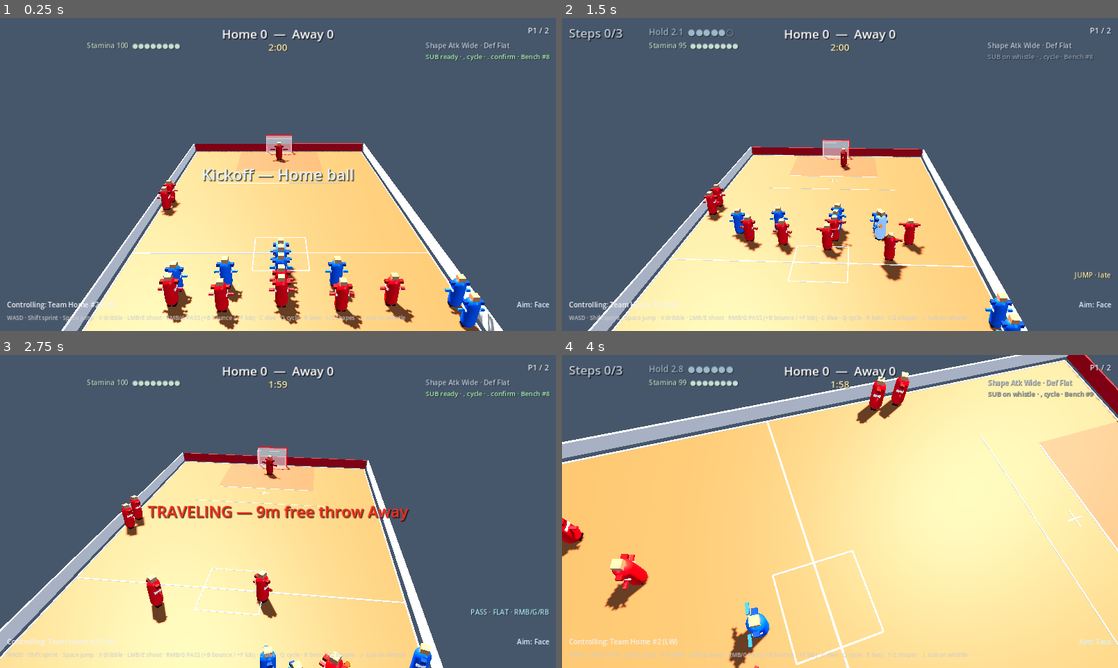
Above: before the commit, frames 1-4 (two rows, left to right).
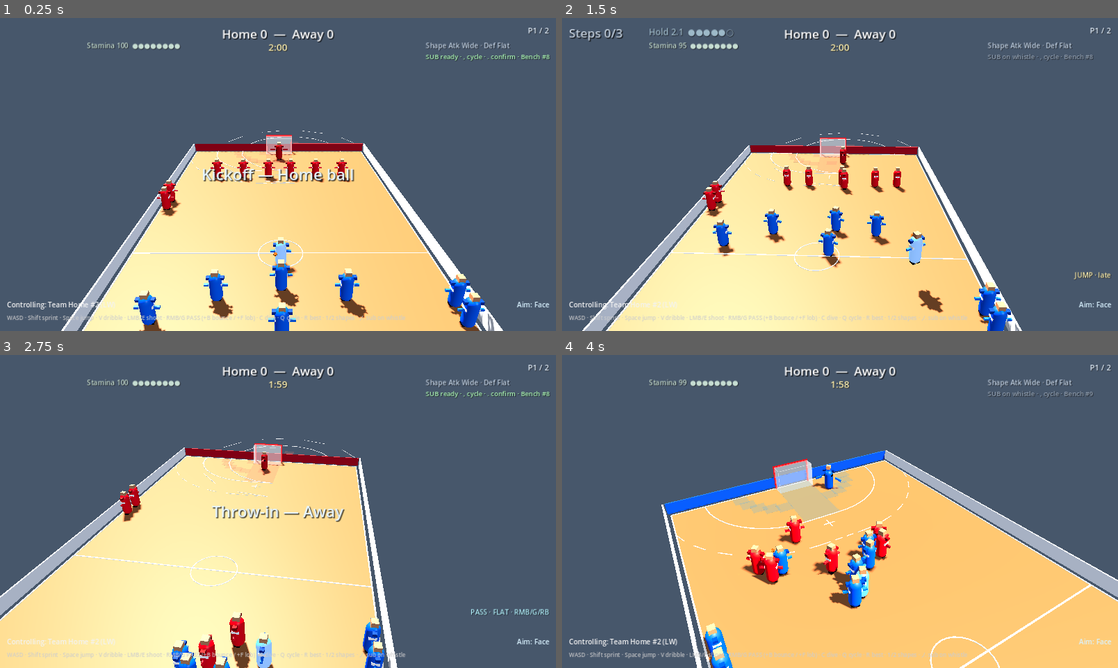
Above: after the commit, the same moments.

Repository: mariov98/my-handball
Game: Godot game, scene res://scenes/match/match.tscn
Two runs of this game, one before a commit and one after it. Both use one fixed random seed, a clock stepped at 60 frames per second and the inputs below.
Inputs (mouse positions are in pixels of both pictures, inside the frame that each line leads up to):
- Up to frame 1 (0.25 s): no input
- Up to frame 2 (1.5 s): move the mouse to (962, 158) at 0.52 s; hold D (move_right) 0.53-1.28 s; hold F (lob) 0.53-1.28 s; tap Space (jump) at 0.77 s; move the mouse to (728, 190) at 1.27 s; hold S (move_back) from 1.28 s (still down); tap B (bounce_pass) at 1.35 s
- Up to frame 3 (2.75 s): tap Space (jump) at 1.52 s; tap F (lob) at 1.55, 2.3 s; move the mouse to (333, 442) at 2.02 s; release S (move_back) at 2.03 s; hold D (move_right) from 2.03 s (still down); hold . (confirm_sub) from 2.03 s (still down)
- Up to frame 4 (4 s): move the mouse to (812, 574) at 2.77 s; release D (move_right) at 2.78 s; release . (confirm_sub) at 2.78 s; hold W (move_forward) 2.78-3.53 s; tap , (cycle_bench) at 2.85 s; tap Space (jump) at 3.02, 3.77 s; tap F (lob) at 3.05 s; move the mouse to (1006, 558) at 3.52 s; hold A (move_left) from 3.53 s (still down); hold F (lob) from 3.53 s (still down); tap Ctrl (dive) at 3.6 s

The runs differ from the first frame. In frame 1, 5.2% of the frame differs, in the area x 24-75%, y 36-100%; in frame 2, 8.5%; in frame 3, 14%; in frame 4, 79%, in the area x 0-100%, y 0-100%.

Commit message:
Fix playability: auto-control carrier, kickoff shape, IHF court lines.
Home possession now rides the ball carrier; kickoff places defense on the
6 m wall and offense pre-midfield; court paint draws proper 6 m D / dashed 9 m.

Co-authored-by: mariov98 <mariov98@users.noreply.github.com>

Diff:
--- a/project.godot
+++ b/project.godot
@@ -11,7 +11,7 @@
 [application]
 
 config/name="MyHandball"
-config/description="MyHandball — Phase G sim depth (7+GK roster · stamina · dead-ball substitutions)."
+config/description="MyHandball — playability: auto-control carrier · real kickoff shape · IHF court lines."
 run/main_scene="res://scenes/match/match.tscn"
 config/features=PackedStringArray("4.3", "Forward Plus")
 config/icon="res://icon.svg"
--- a/scripts/court.gd
+++ b/scripts/court.gd
@@ -31,21 +31,29 @@
 	return Vector3(side * (HALF_WIDTH - 0.55), 0.0, z_base + float(slot) * 1.35)
 
 
-## True if `pos` is inside the defending team's 6 m goal area (semicircle approx).
+## True if `pos` is inside the defending team's 6 m goal area.
+## IHF shape: 3 m straight parallel to the goal line + two 6 m quarter-circles
+## centered on the goal posts (stadium / capsule), court side of the end line.
 static func in_goal_area(pos: Vector3, defending_team_id: int) -> bool:
 	var end_z := -HALF_LENGTH if defending_team_id == 0 else HALF_LENGTH
-	var nearest_x := clampf(pos.x, -GOAL_WIDTH * 0.5, GOAL_WIDTH * 0.5)
+	var toward_mid := 1.0 if defending_team_id == 0 else -1.0
+	# Must be on the court side of the goal line.
+	if (pos.z - end_z) * toward_mid < 0.0:
+		return false
+	var half_goal := GOAL_WIDTH * 0.5
+	var nearest_x := clampf(pos.x, -half_goal, half_goal)
 	var dx := pos.x - nearest_x
 	var dz := pos.z - end_z
 	return dx * dx + dz * dz <= GOAL_AREA_RADIUS * GOAL_AREA_RADIUS
 
 
-## Push a court position just outside the 6 m arc (for AI / soft eject).
+## Push a court position just outside the 6 m goal-area boundary (AI / soft eject).
 static func eject_from_goal_area(pos: Vector3, defending_team_id: int, margin: float = 0.35) -> Vector3:
 	if not in_goal_area(pos, defending_team_id):
 		return pos
 	var end_z := -HALF_LENGTH if defending_team_id == 0 else HALF_LENGTH
-	var nearest_x := clampf(pos.x, -GOAL_WIDTH * 0.5, GOAL_WIDTH * 0.5)
+	var half_goal := GOAL_WIDTH * 0.5
+	var nearest_x := clampf(pos.x, -half_goal, half_goal)
 	var from := Vector3(pos.x - nearest_x, 0.0, pos.z - end_z)
 	if from.length_squared() < 0.0001:
 		# Dead center of goal line — push toward midfield.
@@ -116,23 +124,36 @@
 	col.position = Vector3(0, -0.1, 0)
 	body.add_child(col)
 
-	# Soft painted crease tints so the 6 m area reads at a glance.
-	_add_crease_tint(Vector3(0, 0.005, -HALF_LENGTH + 3.0), Color(0.22, 0.38, 0.72, 0.22))
-	_add_crease_tint(Vector3(0, 0.005, HALF_LENGTH - 3.0), Color(0.72, 0.28, 0.24, 0.22))
-
-
-func _add_crease_tint(pos: Vector3, color: Color) -> void:
-	var mi := MeshInstance3D.new()
-	var box := BoxMesh.new()
-	box.size = Vector3(GOAL_WIDTH + 6.2, 0.01, 6.0)
-	mi.mesh = box
-	mi.position = pos
+	# Soft crease tints (mid rectangle + post wedges) so the D reads at a glance.
+	_add_crease_tint(0, Color(0.22, 0.38, 0.72, 0.20))
+	_add_crease_tint(1, Color(0.72, 0.28, 0.24, 0.20))
+
+
+func _add_crease_tint(defending_team_id: int, color: Color) -> void:
 	var mat := StandardMaterial3D.new()
 	mat.albedo_color = color
 	mat.transparency = BaseMaterial3D.TRANSPARENCY_ALPHA
 	mat.roughness = 1.0
-	mi.material_override = mat
-	add_child(mi)
+	var end_z := -HALF_LENGTH if defending_team_id == 0 else HALF_LENGTH
+	var toward_mid := 1.0 if defending_team_id == 0 else -1.0
+	var half_goal := GOAL_WIDTH * 0.5
+	# Center strip under the 3 m straight.
+	_add_line_box(
+		self,
+		Vector3(GOAL_WIDTH, 0.008, GOAL_AREA_RADIUS),
+		Vector3(0.0, 0.004, end_z + toward_mid * (GOAL_AREA_RADIUS * 0.5)),
+		mat
+	)
+	# Coarse quarter-circle wedges (visual only) matching the D outline.
+	var mid_angle := PI * 0.5 * toward_mid
+	for side in [-1.0, 1.0]:
+		var post := Vector3(side * half_goal, 0.0, end_z)
+		var goal_line_angle := 0.0 if side > 0.0 else PI
+		for i in range(5):
+			var t := (float(i) + 0.5) / 5.0
+			var ang := lerpf(mid_angle, goal_line_angle, t)
+			var mid := post + Vector3(cos(ang), 0.0, sin(ang)) * (GOAL_AREA_RADIUS * 0.55)
+			_add_line_box(self, Vector3(1.15, 0.008, 1.15), Vector3(mid.x, 0.004, mid.z), mat)
 
 
 func _build_lines() -> void:
@@ -146,33 +167,63 @@
 	line_mat.emission = Color(0.85, 0.85, 0.8)
 	line_mat.emission_energy_multiplier = 0.25
 
-	# Center line
-	_add_line_box(lines, Vector3(HALF_WIDTH * 2.0, 0.02, 0.1), Vector3(0, 0.01, 0), line_mat)
-	# Sidelines + end lines as thin raised strips (visual only; walls handle collision)
+	# Perimeter: sidelines + goal lines (visual; walls handle collision).
 	_add_line_box(lines, Vector3(0.1, 0.02, HALF_LENGTH * 2.0), Vector3(-HALF_WIDTH, 0.01, 0), line_mat)
 	_add_line_box(lines, Vector3(0.1, 0.02, HALF_LENGTH * 2.0), Vector3(HALF_WIDTH, 0.01, 0), line_mat)
 	_add_line_box(lines, Vector3(HALF_WIDTH * 2.0, 0.02, 0.1), Vector3(0, 0.01, -HALF_LENGTH), line_mat)
 	_add_line_box(lines, Vector3(HALF_WIDTH * 2.0, 0.02, 0.1), Vector3(0, 0.01, HALF_LENGTH), line_mat)
-	# 6 m goal-area arcs approximated as bars
-	_add_line_box(lines, Vector3(GOAL_WIDTH + 6.0, 0.02, 0.1), Vector3(0, 0.01, -HALF_LENGTH + 6.0), line_mat)
-	_add_line_box(lines, Vector3(GOAL_WIDTH + 6.0, 0.02, 0.1), Vector3(0, 0.01, HALF_LENGTH - 6.0), line_mat)
-	# 9 m free-throw lines (slightly thinner / dashed feel via narrower strip)
+	# Center line
+	_add_line_box(lines, Vector3(HALF_WIDTH * 2.0, 0.02, 0.1), Vector3(0, 0.01, 0), line_mat)
+	# Center circle (~1.5 m radius — throw-off reference).
+	_add_circle_line(lines, Vector3.ZERO, 1.5, 28, line_mat, 0.07, false)
+
+	# 6 m goal-area D (solid): 3 m straight + quarter-circles at posts.
+	_add_goal_area_marking(lines, 0, GOAL_AREA_RADIUS, line_mat, false, 0.09)
+	_add_goal_area_marking(lines, 1, GOAL_AREA_RADIUS, line_mat, false, 0.09)
+
+	# 9 m free-throw line (dashed): same IHF stadium geometry.
 	var dashed := line_mat.duplicate() as StandardMaterial3D
-	dashed.albedo_color = Color(0.92, 0.92, 0.9)
-	_add_line_box(lines, Vector3(GOAL_WIDTH + 9.0, 0.02, 0.07), Vector3(0, 0.01, -HALF_LENGTH + 9.0), dashed)
-	_add_line_box(lines, Vector3(GOAL_WIDTH + 9.0, 0.02, 0.07), Vector3(0, 0.01, HALF_LENGTH - 9.0), dashed)
-	# 7 m penalty marks (short cross at each end) — Phase D set piece.
+	dashed.albedo_color = Color(0.94, 0.94, 0.92)
+	_add_goal_area_marking(lines, 0, 9.0, dashed, true, 0.07)
+	_add_goal_area_marking(lines, 1, 9.0, dashed, true, 0.07)
+
+	# 7 m penalty marks (short cross at each end).
 	var seven_mat := line_mat.duplicate() as StandardMaterial3D
 	seven_mat.albedo_color = Color(1.0, 0.95, 0.75)
 	seven_mat.emission = Color(0.95, 0.85, 0.45)
 	seven_mat.emission_energy_multiplier = 0.35
 	_add_seven_meter_mark(lines, seven_meter_spot(0), seven_mat)
 	_add_seven_meter_mark(lines, seven_meter_spot(1), seven_mat)
-	# Center circle hint
-	_add_line_box(lines, Vector3(3.6, 0.015, 0.08), Vector3(0, 0.012, 1.8), line_mat)
-	_add_line_box(lines, Vector3(3.6, 0.015, 0.08), Vector3(0, 0.012, -1.8), line_mat)
-	_add_line_box(lines, Vector3(0.08, 0.015, 3.6), Vector3(1.8, 0.012, 0), line_mat)
-	_add_line_box(lines, Vector3(0.08, 0.015, 3.6), Vector3(-1.8, 0.012, 0), line_mat)
+
+
+## IHF goal-area / free-throw outline: straight between posts at `radius` + quarter-circles.
+func _add_goal_area_marking(
+	parent: Node3D,
+	defending_team_id: int,
+	radius: float,
+	mat: Material,
+	dashed: bool,
+	thickness: float
+) -> void:
+	var end_z := -HALF_LENGTH if defending_team_id == 0 else HALF_LENGTH
+	var toward_mid := 1.0 if defending_team_id == 0 else -1.0
+	var half_goal := GOAL_WIDTH * 0.5
+	var line_z := end_z + toward_mid * radius
+	# Straight 3 m segment parallel to the goal line.
+	_add_segment_line(
+		parent,
+		Vector3(-half_goal, 0.012, line_z),
+		Vector3(half_goal, 0.012, line_z),
+		mat,
+		thickness,
+		dashed
+	)
+	# Quarter-circles centered on each post, sweeping from goal line to the straight.
+	var mid_angle := PI * 0.5 * toward_mid
+	for side in [-1.0, 1.0]:
+		var post := Vector3(side * half_goal, 0.012, end_z)
+		var goal_line_angle := 0.0 if side > 0.0 else PI
+		_add_arc_line(parent, post, radius, mid_angle, goal_line_angle, 14, mat, thickness, dashed)
 
 
 func _add_seven_meter_mark(parent: Node3D, pos: Vector3, mat: Material) -> void:
@@ -189,6 +240,102 @@
 	mi.position = pos
 	mi.material_override = mat
 	parent.add_child(mi)
+
+
+## Oriented strip between two XZ points (procedural line segment).
+func _add_segment_line(
+	parent: Node3D,
+	from: Vector3,
+	to: Vector3,
+	mat: Material,
+	thickness: float,
+	dashed: bool = false
+) -> void:
+	var delta := to - from
+	delta.y = 0.0
+	var length := delta.length()
+	if length < 0.001:
+		return
+	if dashed:
+		var dash := 0.55
+		var gap := 0.35
+		var dir := delta / length
+		var traveled := 0.0
+		var draw := true
+		while traveled < length - 0.001:
+			var chunk := minf(dash if draw else gap, length - traveled)
+			if draw and chunk > 0.04:
+				var a := from + dir * traveled
+				var b := from + dir * (traveled + chunk)
+				_add_solid_segment(parent, a, b, mat, thickness)
+			traveled += chunk
+			draw = not draw
+		return
+	_add_solid_segment(parent, from, to, mat, thickness)
+
+
+func _add_solid_segment(parent: Node3D, from: Vector3, to: Vector3, mat: Material, thickness: float) -> void:
+	var delta := to - from
+	delta.y = 0.0
+	var length := delta.length()
+	if length < 0.001:
+		return
+	var mid := (from + to) * 0.5
+	mid.y = 0.012
+	var mi := MeshInstance3D.new()
+	var box := BoxMesh.new()
+	box.size = Vector3(thickness, 0.02, length)
+	mi.mesh = box
+	mi.position = mid
+	mi.rotation.y = atan2(delta.x, delta.z)
+	mi.material_override = mat
+	parent.add_child(mi)
+
+
+func _add_arc_line(
+	parent: Node3D,
+	center: Vector3,
+	radius: float,
+	angle_a: float,
+	angle_b: float,
+	segments: int,
+	mat: Material,
+	thickness: float,
+	dashed: bool = false
+) -> void:
+	var segs := maxi(segments, 4)
+	for i in range(segs):
+		if dashed and (i % 2) == 1:
+			continue
+		var t0 := float(i) / float(segs)
+		var t1 := float(i + 1) / float(segs)
+		var a0 := lerpf(angle_a, angle_b, t0)
+		var a1 := lerpf(angle_a, angle_b, t1)
+		var p0 := center + Vector3(cos(a0) * radius, 0.0, sin(a0) * radius)
+		var p1 := center + Vector3(cos(a1) * radius, 0.0, sin(a1) * radius)
+		p0.y = 0.012
+		p1.y = 0.012
+		_add_solid_segment(parent, p0, p1, mat, thickness)
+
+
+func _add_circle_line(
+	parent: Node3D,
+	center: Vector3,
+	radius: float,
+	segments: int,
+	mat: Material,
+	thickness: float,
+	dashed: bool = false
+) -> void:
+	var segs := maxi(segments, 8)
+	for i in range(segs):
+		if dashed and (i % 2) == 1:
+			continue
+		var a0 := TAU * float(i) / float(segs)
+		var a1 := TAU * float(i + 1) / float(segs)
+		var p0 := center + Vector3(cos(a0) * radius, 0.012, sin(a0) * radius)
+		var p1 := center + Vector3(cos(a1) * radius, 0.012, sin(a1) * radius)
+		_add_solid_segment(parent, p0, p1, mat, thickness)
 
 
 func _build_walls() -> void:
--- a/scripts/formations.gd
+++ b/scripts/formations.gd
@@ -299,7 +299,9 @@
 	return _legalize_outfield(slot, player.team_id)
 
 
-## Kickoff / period restart shape (compact midfield).
+## Kickoff / period restart shape.
+## Offense: own half, approaching center (before midfield), ≥3 m from ball.
+## Defense: wall just outside own 6 m goal-area line (roles across).
 static func kickoff_slot(player: Player, kickoff_team_id: int) -> Vector3:
 	if player == null:
 		return Vector3.ZERO
@@ -309,24 +311,49 @@
 		return Court.bench_marker(player.team_id, maxi(0, player.bench_slot))
 	var role := role_for(player)
 	var on_ball := player.team_id == kickoff_team_id
-	var face := 1.0 if player.team_id == 0 else -1.0
-	var z_base := -3.5 * face if on_ball else 4.5 * face
+	var face := 1.0 if player.team_id == 0 else -1.0 # Home attacks +Z
 	var slot := Vector3.ZERO
-	match role:
-		Role.LEFT_WING:
-			slot = Vector3(-6.0, 0.0, z_base)
-		Role.RIGHT_WING:
-			slot = Vector3(6.0, 0.0, z_base)
-		Role.LEFT_BACK:
-			slot = Vector3(-3.2, 0.0, z_base + 0.4 * face)
-		Role.RIGHT_BACK:
-			slot = Vector3(3.2, 0.0, z_base + 0.4 * face)
-		Role.CENTER_BACK:
-			slot = Vector3(0.0, 0.0, z_base + (1.0 * face if on_ball else 0.0))
-		Role.PIVOT:
-			slot = Vector3(0.0, 0.0, z_base + (2.2 * face if on_ball else -0.6 * face))
-		_:
-			slot = Vector3(0.0, 0.0, z_base)
+	if on_ball:
+		# Attacking throw-off: stay in own half, stacked toward midfield.
+		# Taker is placed near center separately; others hold ≥3 m clearance.
+		match role:
+			Role.LEFT_WING:
+				slot = Vector3(-6.8, 0.0, -5.8 * face)
+			Role.RIGHT_WING:
+				slot = Vector3(6.8, 0.0, -5.8 * face)
+			Role.LEFT_BACK:
+				slot = Vector3(-3.6, 0.0, -4.2 * face)
+			Role.RIGHT_BACK:
+				slot = Vector3(3.6, 0.0, -4.2 * face)
+			Role.CENTER_BACK:
+				# Slightly deeper than the center taker so CB doesn't stack.
+				slot = Vector3(0.0, 0.0, -3.4 * face)
+			Role.PIVOT:
+				slot = Vector3(0.0, 0.0, -6.6 * face)
+			_:
+				slot = Vector3(0.0, 0.0, -4.0 * face)
+	else:
+		# Defending throw-off: flat wall just outside own 6 m (DEFENSE_LINE_M).
+		var own_goal_z := -Court.HALF_LENGTH if player.team_id == 0 else Court.HALF_LENGTH
+		var defend_sign := -1.0 if player.team_id == 0 else 1.0
+		var line_z := own_goal_z - defend_sign * DEFENSE_LINE_M
+		var lane_x := 0.0
+		match role:
+			Role.LEFT_WING:
+				lane_x = -6.2
+			Role.LEFT_BACK:
+				lane_x = -3.6
+			Role.CENTER_BACK:
+				lane_x = -1.1
+			Role.PIVOT:
+				lane_x = 1.1
+			Role.RIGHT_BACK:
+				lane_x = 3.6
+			Role.RIGHT_WING:
+				lane_x = 6.2
+			_:
+				lane_x = 0.0
+		slot = Vector3(lane_x, 0.0, line_z)
 	return _legalize_outfield(slot, player.team_id)
 
 
--- a/scripts/match_controller.gd
+++ b/scripts/match_controller.gd
@@ -151,27 +151,30 @@
 	if player_scene == null:
 		player_scene = load("res://scenes/actors/player.tscn") as PackedScene
 	# Home attacks +Z. Phase G: full 7 on court (GK+LW/LB/CB/RB/RW/P) + 2 bench.
+	# Spawn mirrors kickoff feel: Home offense pre-mid; Away defense on own 6 m wall.
 	var home_color := Color(0.12, 0.42, 0.92)
 	var away_color := Color(0.92, 0.16, 0.14)
 	var home_spots: Array = [
 		{"pos": Vector3(0, 0, -17.5), "yaw": 0.0, "gk": true, "idx": 0},
-		{"pos": Vector3(-6.2, 0, -7.0), "yaw": 0.0, "gk": false, "idx": 1}, # LW
-		{"pos": Vector3(-3.2, 0, -5.2), "yaw": 0.0, "gk": false, "idx": 2}, # LB
-		{"pos": Vector3(0.0, 0, -4.0), "yaw": 0.0, "gk": false, "idx": 3}, # CB
-		{"pos": Vector3(3.2, 0, -5.2), "yaw": 0.0, "gk": false, "idx": 4}, # RB
-		{"pos": Vector3(6.2, 0, -7.0), "yaw": 0.0, "gk": false, "idx": 5}, # RW
-		{"pos": Vector3(0.0, 0, -8.2), "yaw": 0.0, "gk": false, "idx": 6}, # Pivot
+		{"pos": Vector3(-6.8, 0, -5.8), "yaw": 0.0, "gk": false, "idx": 1}, # LW
+		{"pos": Vector3(-3.6, 0, -4.2), "yaw": 0.0, "gk": false, "idx": 2}, # LB
+		{"pos": Vector3(0.0, 0, -3.4), "yaw": 0.0, "gk": false, "idx": 3}, # CB
+		{"pos": Vector3(3.6, 0, -4.2), "yaw": 0.0, "gk": false, "idx": 4}, # RB
+		{"pos": Vector3(6.8, 0, -5.8), "yaw": 0.0, "gk": false, "idx": 5}, # RW
+		{"pos": Vector3(0.0, 0, -6.6), "yaw": 0.0, "gk": false, "idx": 6}, # Pivot
 		{"pos": Court.bench_marker(0, 0), "yaw": 0.0, "gk": false, "idx": 7, "bench": true, "slot": 0},
 		{"pos": Court.bench_marker(0, 1), "yaw": 0.0, "gk": false, "idx": 8, "bench": true, "slot": 1},
 	]
+	# Away default spawn = defensive wall just outside own 6 m (z≈+12.4).
+	# Lanes match Formations absolute X (LW negative, RW positive).
 	var away_spots: Array = [
 		{"pos": Vector3(0, 0, 17.5), "yaw": PI, "gk": true, "idx": 0},
-		{"pos": Vector3(6.2, 0, 7.0), "yaw": PI, "gk": false, "idx": 1}, # LW (mirrored)
-		{"pos": Vector3(3.2, 0, 5.2), "yaw": PI, "gk": false, "idx": 2}, # LB
-		{"pos": Vector3(0.0, 0, 4.0), "yaw": PI, "gk": false, "idx": 3}, # CB
-		{"pos": Vector3(-3.2, 0, 5.2), "yaw": PI, "gk": false, "idx": 4}, # RB
-		{"pos": Vector3(-6.2, 0, 7.0), "yaw": PI, "gk": false, "idx": 5}, # RW
-		{"pos": Vector3(0.0, 0, 8.2), "yaw": PI, "gk": false, "idx": 6}, # Pivot
+		{"pos": Vector3(-6.2, 0, 12.4), "yaw": PI, "gk": false, "idx": 1}, # LW
+		{"pos": Vector3(-3.6, 0, 12.4), "yaw": PI, "gk": false, "idx": 2}, # LB
+		{"pos": Vector3(-1.1, 0, 12.4), "yaw": PI, "gk": false, "idx": 3}, # CB
+		{"pos": Vector3(3.6, 0, 12.4), "yaw": PI, "gk": false, "idx": 4}, # RB
+		{"pos": Vector3(6.2, 0, 12.4), "yaw": PI, "gk": false, "idx": 5}, # RW
+		{"pos": Vector3(1.1, 0, 12.4), "yaw": PI, "gk": false, "idx": 6}, # Pivot
 		{"pos": Court.bench_marker(1, 0), "yaw": PI, "gk": false, "idx": 7, "bench": true, "slot": 0},
 		{"pos": Court.bench_marker(1, 1), "yaw": PI, "gk": false, "idx": 8, "bench": true, "slot": 1},
 	]
@@ -962,6 +965,11 @@
 func _on_ball_picked_up(player: Player) -> void:
 	rules.on_pickup(player)
 	_attack_team_id = player.team_id
+	# Team control: while Home has the ball, always ride the carrier
+	# (pickup, catch, GK gather, restart give). Never force Away control.
+	if player != null and player.team_id == 0 and not player.on_bench and not player.excluded:
+		if controlled_player != player:
+			_set_controlled(player)
 	_update_rules_hud()
 
 
@@ -1323,12 +1331,16 @@
 		_attack_team_id = kickoff_team_id
 		camera_rig.set_attack_direction(kickoff_team_id == 0)
 		rules.on_pickup(taker)
-	# Human always controls home (Phase 1); keep control on a home outfield.
-	var home_starter := _first_outfield(_home_players)
-	if home_starter:
-		_set_controlled(home_starter)
-	elif not _home_players.is_empty():
-		_set_controlled(_home_players[0])
+	# Human always controls Home. When Home kicks off, ride the taker;
+	# otherwise keep an on-court Home outfielder for defense.
+	if kickoff_team_id == 0 and taker != null and taker.team_id == 0:
+		_set_controlled(taker)
+	else:
+		var home_starter := _first_outfield(_home_players)
+		if home_starter:
+			_set_controlled(home_starter)
+		elif not _home_players.is_empty():
+			_set_controlled(_home_players[0])
 	_refresh_hud()
 	_update_rules_hud()
 	if hud and hud.has_method("flash_kickoff"):
--- a/scripts/smoke_test.gd
+++ b/scripts/smoke_test.gd
@@ -1950,6 +1950,12 @@
 		get_tree().quit(1)
 		return
 	home_gk_f.has_ball = true
+	# Auto-control rides Home carriers (incl. GK). Park control on an outfielder
+	# so the AI outlet path can fire for this assert.
+	if home_cb_f:
+		match_node._set_controlled(home_cb_f)
+	home_gk_f.controlled = false
+	home_gk_f.ai_enabled = true
 	home_gk_f.arm_outlet_pass()
 	home_gk_f._outlet_timer = 0.0
 	home_gk_f._outlet_cd = 0.0
@@ -2181,6 +2187,193 @@
 		get_tree().quit(1)
 		return
 	print("Smoke Phase G roster/stamina/sub OK")
+
+	# --- Playability: auto-control carrier / kickoff shape / IHF court lines ---
+	_smoke_prepare_live(match_node, ball)
+	_smoke_clear_ball(ball)
+	var auto_lw: Player = null
+	var auto_cb: Player = null
+	var auto_rw: Player = null
+	for p in match_node._home_players:
+		if p.is_goalkeeper or p.on_bench:
+			continue
+		match Formations.role_for(p):
+			Formations.Role.LEFT_WING:
+				auto_lw = p
+			Formations.Role.CENTER_BACK:
+				auto_cb = p
+			Formations.Role.RIGHT_WING:
+				auto_rw = p
+	if auto_lw == null or auto_cb == null or auto_rw == null:
+		push_error("Smoke: missing LW/CB/RW for auto-control")
+		get_tree().quit(1)
+		return
+	_smoke_park_unused_outfield(match_node, [auto_lw, auto_cb, auto_rw])
+	match_node._set_controlled(auto_lw)
+	auto_cb.global_position = Vector3(0.0, 0.0, 4.0)
+	auto_cb.velocity = Vector3.ZERO
+	auto_cb.ai_enabled = false
+	ball.global_position = auto_cb.global_position + Vector3(0.2, 1.1, 0.0)
+	if not ball.try_pickup(auto_cb):
+		push_error("Smoke: auto-control pickup failed")
+		get_tree().quit(1)
+		return
+	auto_cb.has_ball = true
+	await get_tree().process_frame
+	print(
+		"Smoke auto-control after Home pickup: controlled=",
+		match_node.controlled_player.name if match_node.controlled_player else "null",
+		" carrier=", ball.carrier.name if ball.carrier else "null"
+	)
+	if match_node.controlled_player != auto_cb:
+		push_error("Smoke: Home pickup should auto-control the ball carrier")
+		get_tree().quit(1)
+		return
+	# Away possession must NOT steal control onto Away.
+	_smoke_clear_ball(ball)
+	var away_hold := match_node._first_outfield(match_node._away_players)
+	away_hold.global_position = Vector3(1.0, 0.0, 2.0)
+	match_node._set_controlled(auto_lw)
+	if not ball.try_pickup(away_hold):
+		push_error("Smoke: away hold pickup failed")
+		get_tree().quit(1)
+		return
+	away_hold.has_ball = true
+	await get_tree().process_frame
+	if match_node.controlled_player != auto_lw or match_node.controlled_player.team_id != 0:
+		push_error("Smoke: Away pickup must not force Away control")
+		get_tree().quit(1)
+		return
+	print("Smoke auto-control Home carrier / ignore Away OK")
+
+	# Pass catch should ride the receiver.
+	_smoke_clear_ball(ball)
+	for p in match_node._away_players:
+		p.match_frozen = true
+		p.ai_enabled = false
+	_smoke_lock_pass_bots(match_node, [auto_lw, auto_cb, auto_rw])
+	_smoke_park_unused_outfield(match_node, [auto_lw, auto_cb, auto_rw])
+	auto_lw.global_position = Vector3(-2.0, 0.0, 0.0)
+	auto_cb.global_position = Vector3(0.0, 0.0, 5.0)
+	auto_rw.global_position = Vector3(7.5, 0.0, -2.0)
+	match_node._set_controlled(auto_lw)
+	_smoke_lock_pass_bots(match_node, [auto_lw, auto_cb, auto_rw])
+	ball.global_position = auto_lw.global_position + Vector3(0.3, 1.1, 0.0)
+	if not ball.try_pickup(auto_lw):
+		push_error("Smoke: auto-control pass setup pickup failed")
+		get_tree().quit(1)
+		return
+	auto_lw.has_ball = true
+	if match_node.controlled_player != auto_lw:
+		push_error("Smoke: passer should be controlled after Home pickup")
+		get_tree().quit(1)
+		return
+	match_node._try_pass()
+	var catch_ok := await _smoke_await_carrier(ball, auto_cb, 2.2)
+	print(
+		"Smoke auto-control after catch: caught=", catch_ok,
+		" controlled=", match_node.controlled_player.name if match_node.controlled_player else "null"
+	)
+	if not catch_ok:
+		push_error("Smoke: CB catch failed for auto-control check")
+		get_tree().quit(1)
+		return
+	if match_node.controlled_player != auto_cb:
+		push_error("Smoke: catch should auto-control the Home receiver")
+		get_tree().quit(1)
+		return
+
+	# Kickoff shape: Home offense pre-mid; Away defense near own 6 m wall.
+	match_node._place_kickoff_shape(0)
+	var home_atk_ok := true
+	var away_def_ok := true
+	var away_goal_z := Court.HALF_LENGTH
+	var def_line_z := away_goal_z - Formations.DEFENSE_LINE_M
+	for p in match_node._home_players:
+		if p.is_goalkeeper or p.on_bench:
+			continue
+		# Own half, approaching center (before midfield).
+		if p.global_position.z >= -0.05 or p.global_position.z < -10.0:
+			home_atk_ok = false
+		if absf(p.global_position.z) < 0.4 and absf(p.global_position.x) < 0.4:
+			# Only the separate taker placement sits on center; kickoff_slot CB is deeper.
+			pass
+	for p in match_node._away_players:
+		if p.is_goalkeeper or p.on_bench:
+			continue
+		if absf(p.global_position.z - def_line_z) > 1.25:
+			away_def_ok = false
+		if Court.in_goal_area(p.global_position, 1):
+			away_def_ok = false
+	print(
+		"Smoke kickoff Home atk pre-mid=", home_atk_ok,
+		" Away def≈6m=", away_def_ok, " def_line_z=", def_line_z
+	)
+	if not home_atk_ok:
+		push_error("Smoke: Home kickoff offense should sit in own half before midfield")
+		get_tree().quit(1)
+		return
+	if not away_def_ok:
+		push_error("Smoke: Away kickoff defense should wall near own 6 m")
+		get_tree().quit(1)
+		return
+	# Mirror: Away kickoff → Home on own 6 m wall.
+	match_node._place_kickoff_shape(1)
+	var home_def_line := -Court.HALF_LENGTH + Formations.DEFENSE_LINE_M
+	var home_def_ok := true
+	var away_atk_ok := true
+	for p in match_node._home_players:
+		if p.is_goalkeeper or p.on_bench:
+			continue
+		if absf(p.global_position.z - home_def_line) > 1.25:
+			home_def_ok = false
+		if Court.in_goal_area(p.global_position, 0):
+			home_def_ok = false
+	for p in match_node._away_players:
+		if p.is_goalkeeper or p.on_bench:
+			continue
+		if p.global_position.z <= 0.05 or p.global_position.z > 10.0:
+			away_atk_ok = false
+	print("Smoke kickoff Away atk=", away_atk_ok, " Home def≈6m=", home_def_ok)
+	if not home_def_ok or not away_atk_ok:
+		push_error("Smoke: Away kickoff should put Home on 6 m and Away pre-mid")
+		get_tree().quit(1)
+		return
+
+	# Court lines: IHF D geometry helpers + Lines node with goal-area arcs.
+	if not Court.in_goal_area(Vector3(0.0, 0.0, -14.0), 0):
+		push_error("Smoke: (0,-14) should be on/inside home 6 m straight")
+		get_tree().quit(1)
+		return
+	if Court.in_goal_area(Vector3(0.0, 0.0, -13.5), 0):
+		push_error("Smoke: (0,-13.5) should be outside home 6 m")
+		get_tree().quit(1)
+		return
+	# Outside the posts: quarter-circle reaches x≈-1.5-6 at the goal line.
+	if not Court.in_goal_area(Vector3(-5.0, 0.0, -19.0), 0):
+		push_error("Smoke: near-post quarter-circle should cover (-5,-19)")
+		get_tree().quit(1)
+		return
+	if Court.in_goal_area(Vector3(-8.0, 0.0, -14.0), 0):
+		push_error("Smoke: far corner outside D should not be in goal area")
+		get_tree().quit(1)
+		return
+	var court_node: Node3D = null
+	for child in match_node.get_children():
+		if child is Court:
+			court_node = child
+			break
+	if court_node == null:
+		push_error("Smoke: Court node missing")
+		get_tree().quit(1)
+		return
+	var lines_node := court_node.get_node_or_null("Lines")
+	if lines_node == null or lines_node.get_child_count() < 40:
+		push_error("Smoke: Court Lines should include IHF arc/segment meshes")
+		get_tree().quit(1)
+		return
+	print("Smoke IHF court lines + goal-area D OK (line meshes=", lines_node.get_child_count(), ")")
+	print("Smoke playability auto-control / kickoff / court OK")
 
 	print("SMOKE_OK")
 	get_tree().quit(0)
